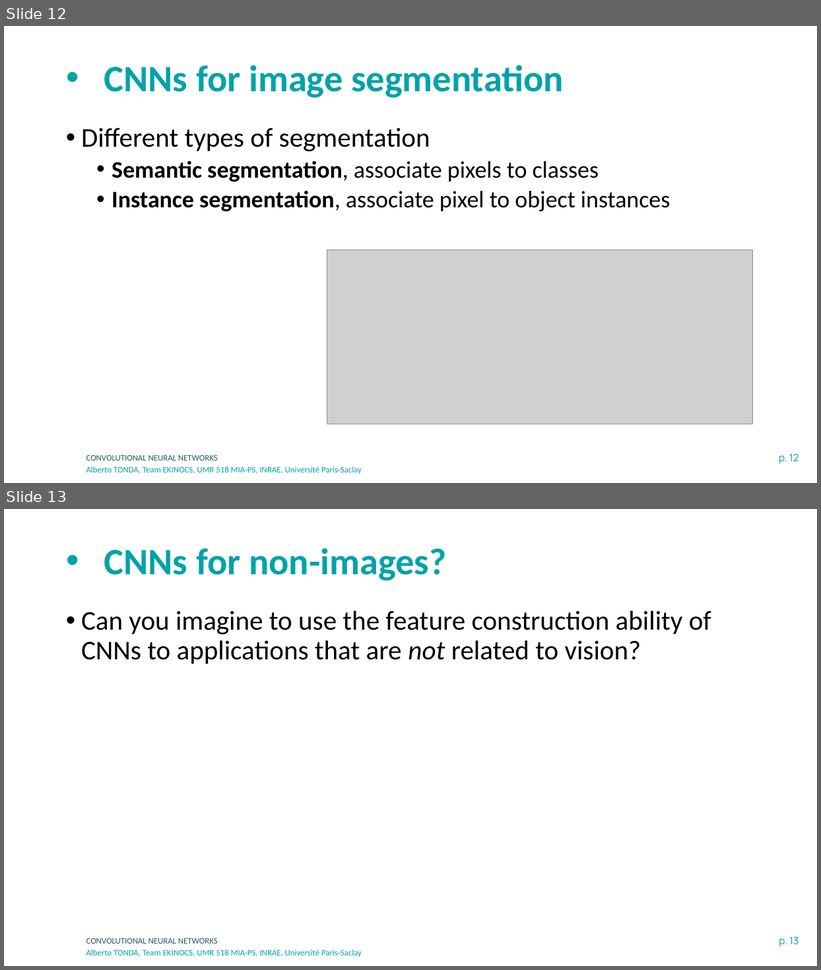
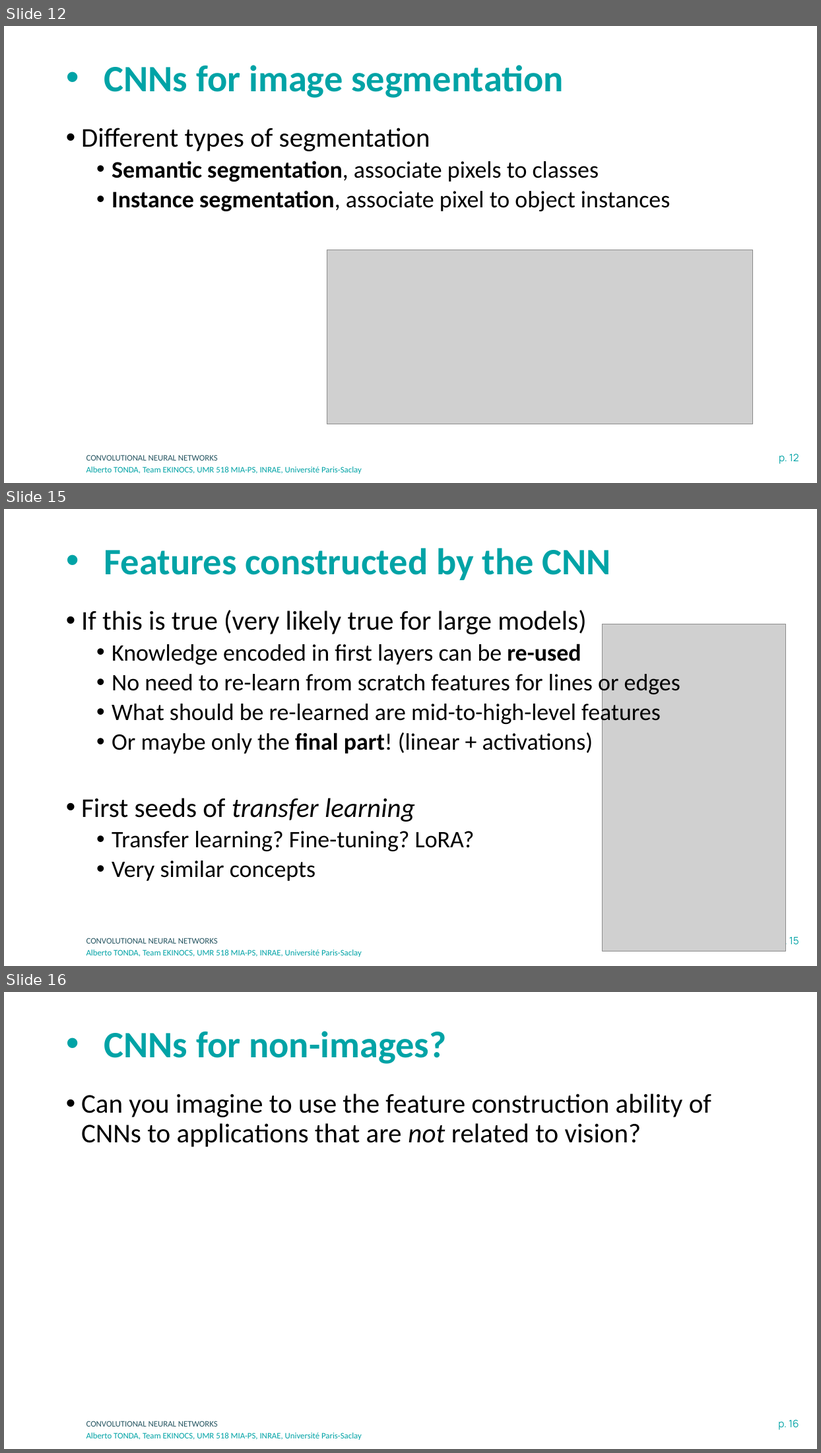
Before and after one commit to albertotonda/teaching, a slide deck: deep-learning-in-practice-with-pytorch/2-convolutional-neural-networks.pptx. Shown one above the other, each under a label of ours: slides 12 and 13 before the commit, slides 12, 15 and 16 after it; the slides between them are not shown. The pictures are 821x970 and 821x1453 pixels, drawn with LibreOffice and Linux fonts; fonts in the diff are those of the drawing; grey boxes stand for pictures; background and template pictures are left out. Boxes give left, top, right and bottom in pixels: in the first picture for what was removed or moved away, otherwise in the second. Text is boxed around its words. In the diff, an @@ line names an element or a change of style, - is before the commit and + after.

```diff
--- a/deep-learning-in-practice-with-pytorch/2-convolutional-neural-networks.pptx
+++ b/deep-learning-in-practice-with-pytorch/2-convolutional-neural-networks.pptx
@@ slide 15 added at <box>4,509,817,966</box>, background #FFFFFF; not listed: 3 template elements that a slide beside it also shows @@
@@ title added at <box>104,548,611,580</box>, 44 pt, text #00A3A6, bold @@
+• Features constructed by the CNN
@@ text added at <box>81,610,680,881</box>, 28 pt, text #000000 @@
+• If this is true (very likely true for large models)
+  • Knowledge encoded in first layers can be re-used
+  • No need to re-learn from scratch features for lines or edges
+  • What should be re-learned are mid-to-high-level features
+  • Or maybe only the final part! (linear + activations)
+• First seeds of transfer learning
+  • Transfer learning? Fine-tuning? LoRA?
+  • Very similar concepts
@@ picture added at <box>603,625,785,951</box> @@
@@ what was slide 13 is now slide 16 @@
@@ page number at <box>778,1420,799,1430</box>: text changed @@
-p. 13
+p. 16
```
Also in this commit, not shown: 4 slides changed, 2 other slides added, 2 other files.
